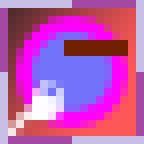
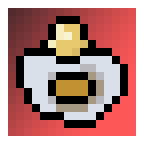
Layers edited between the first and the second 144 × 144 image:
added group "Pregnancy" with 3 layers above "Fertility" over [0, 0, 144, 144]
added layer "Layer 2" in group "Pregnancy" over [16, 16, 128, 128]
added layer "Layer 3" in group "Pregnancy" over [24, 24, 120, 120]
moved "frame" into group "Fertility" over [0, 0, 144, 144]
moved "minus" into group "Fertility" over [64, 40, 128, 56]
moved "sperm" into group "Fertility" over [0, 80, 64, 144]
